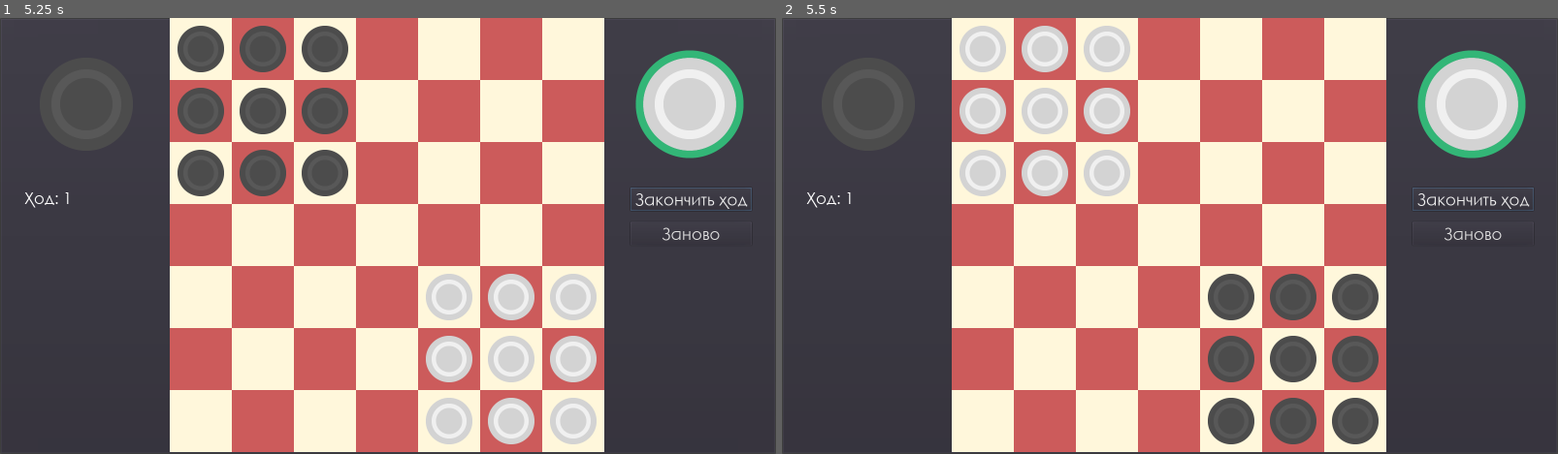
Above: before the commit, frames 1-2 (left to right).
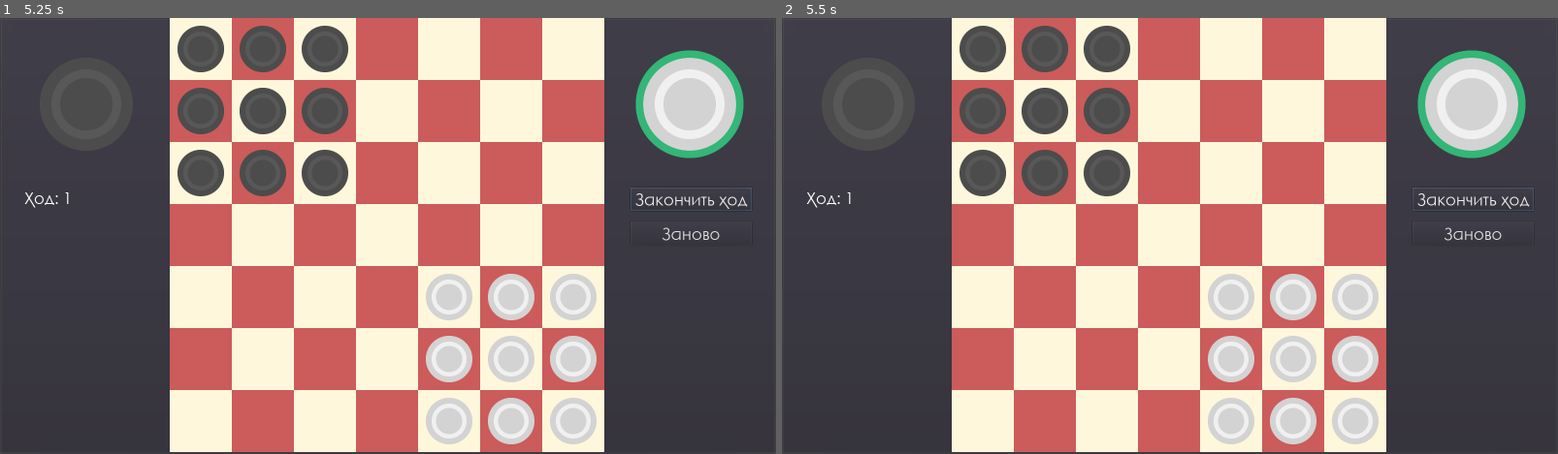
Above: after the commit, the same moments.

Repository: Shineglow/Junior_Chalange_Stage2
Game: Godot game, scene res://Default_Scene.tscn
The game is run twice, just before and just after one commit, with the same random seed, the same clock (stepped at 60 frames per second) and the same inputs.
Inputs (mouse positions are in pixels of both pictures, inside the frame that each line leads up to):
- Up to frame 1 (5.25 s): click "Заново" at 0.5 s; click "Заново" at 1.25 s; click "Заново" at 2 s; click "Закончить ход" at 2.75 s; click "Закончить ход" at 3.5 s; click "Закончить ход" at 4.25 s; tap Enter at 5 s; move the mouse to (558, 214) at 5.02 s; click (558, 214) at 5.17 s
- Up to frame 2 (5.5 s): tap Space at 5.27 s

Frame 1 is identical in both runs. In frame 2, 9.3% of the frame differs, in the area x 22-77%, y 1-98%.
Error in both runs: Invalid get index 'field' (on base: 'Nil'). (res://logic/move_checker.gd:20)

Commit message:
Clear trash

Diff:
--- a/game/logic/Interface_Controller.gd
+++ b/game/logic/Interface_Controller.gd
@@ -38,7 +38,6 @@
 	emit_signal("on_exit_click")
 
 func restart_click():
-	print("restart")
 	emit_signal("on_restart_click")
 
 func end_turn_click():
--- a/game/logic/cell.gd
+++ b/game/logic/cell.gd
@@ -30,6 +30,7 @@
 
 func _ready():
 	btn.connect("gui_input",self,"btn_gui_input")
+	path_lenght = 0
 
 func btn_gui_input(event):
 	if event is InputEventMouseButton and event.pressed:
@@ -53,7 +54,6 @@
 		(_move_arrow as TextureRect).texture = null
 
 	is_highlight = value
-	#print(is_highlight)
 	(_move_arrow as TextureRect).visible = value
 
 # Установить цвет ячейки
--- a/game/logic/checker.gd
+++ b/game/logic/checker.gd
@@ -31,9 +31,6 @@
 			BUTTON_LEFT:
 				emit_signal("on_checker_click", self)
 
-func move_checker(pos: Vector2):
-	self.position = pos
-
 func checker_init(tex_id, position, min_size, player_owner):
 	_selected.visible = false
 	_checker_texture.texture = textures[tex_id]
--- a/game/logic/game.gd
+++ b/game/logic/game.gd
@@ -47,7 +47,6 @@
 			field.castling(pos1, pos2)
 
 func restart():
-	print("game")
 	path_finder.clear_old()
 
 	field.reset()
@@ -98,7 +97,6 @@
 	for y in 3:
 		for x in 3:
 			var current_end_pos = end_start + Vector2(x,y)
-			#print(current_end_pos)
 			var cell = (field.field[current_end_pos.y][current_end_pos.x] as Cell)
 			if cell.is_checker_contain:
 				if cell.checker_on_cell.player_owner != current_player:
--- a/game/logic/move_checker.gd
+++ b/game/logic/move_checker.gd
@@ -30,7 +30,6 @@
 		return
 	cell = checker_pos
 	var jump_cells = _try_jump(checker_pos, 0)
-	print(jump_cells)
 	var move_cells = _get_empty_cells_arround(checker_pos)
 
 	for i in jump_cells:
